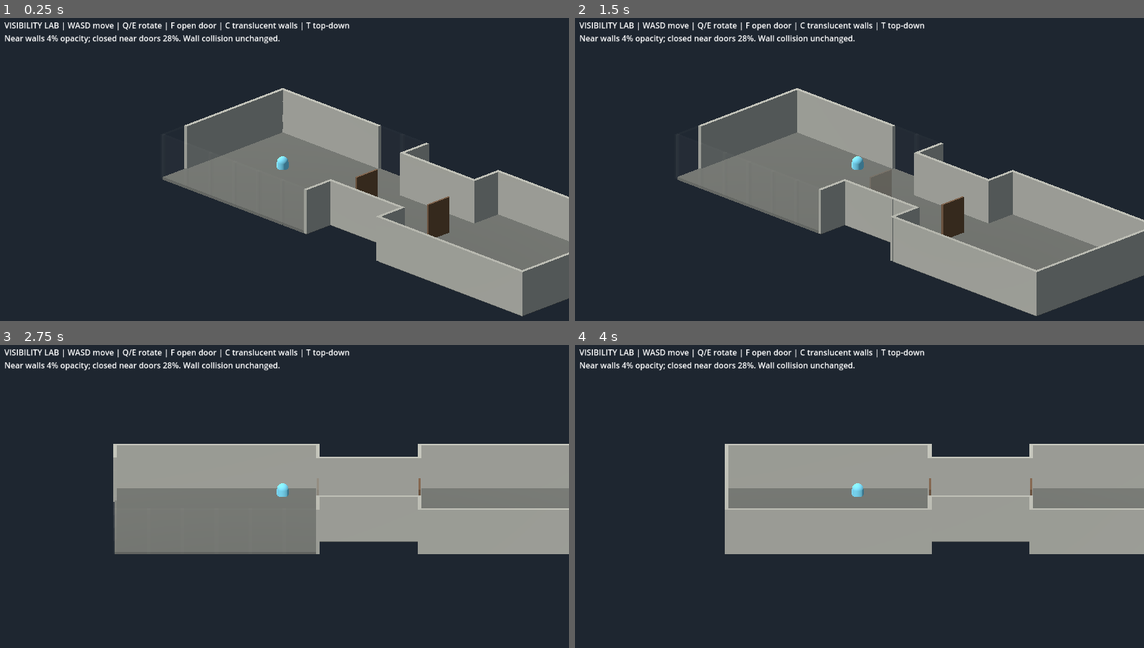
Above: before the commit, frames 1-4 (two rows, left to right).
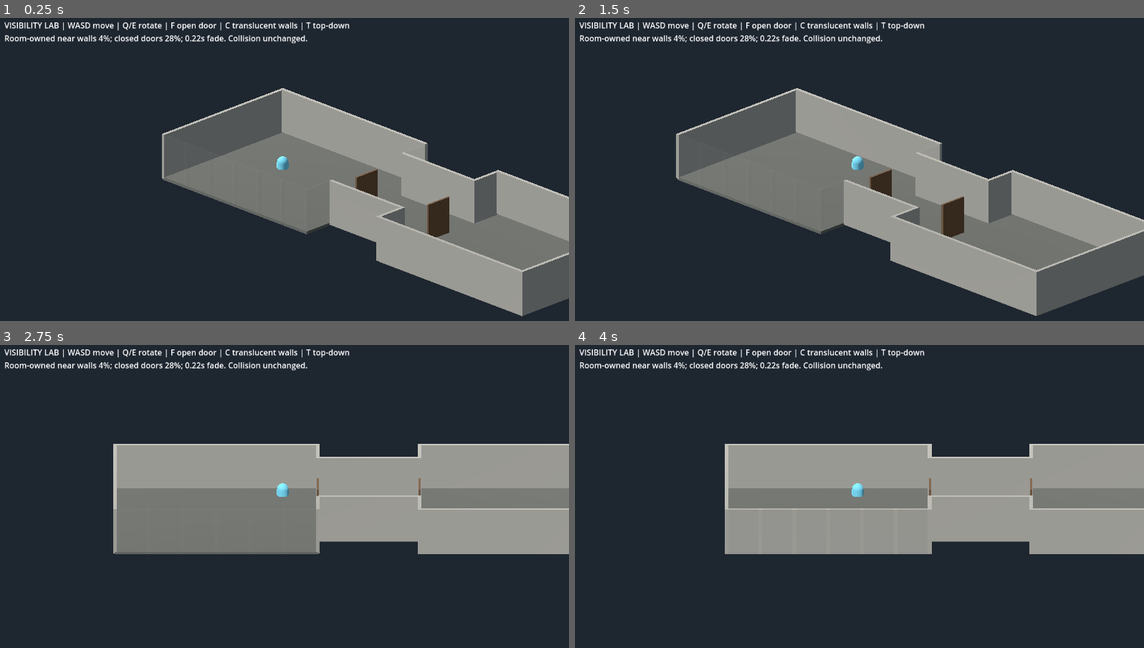
Above: after the commit, the same moments.

Repository: Jonty303/Project-Gauntlands
Game: Godot game, scene res://scenes/grid_geometry_audit_25d.tscn
The game is run twice, just before and just after one commit, with the same random seed, the same clock (stepped at 60 frames per second) and the same inputs. This scene is started directly instead of the project's main scene.
Inputs (mouse positions are in pixels of both pictures, inside the frame that each line leads up to):
- Up to frame 1 (0.25 s): no input
- Up to frame 2 (1.5 s): tap Enter (ui_accept) at 0.5, 0.77 s; move the mouse to (984, 157) at 0.52 s; hold D (move_right) 0.53-1.25 s; hold Space (attack) 0.53-1.25 s; click (984, 157) at 0.67 s; drag from (745, 187) to (831, 236) at 1.27 s
- Up to frame 3 (2.75 s): tap Enter (ui_accept) at 2 s; move the mouse to (341, 429) at 2.02 s; hold D (move_right) from 2.03 s (still down); tap Q (target_previous) at 2.1 s
- Up to frame 4 (4 s): release D (move_right) at 2.75 s; drag from (831, 563) to (683, 451) at 2.77 s; tap Enter (ui_accept) at 3.5, 3.77 s; move the mouse to (1030, 548) at 3.52 s; hold A (move_left) from 3.53 s (still down); tap C at 3.6 s

The runs differ from the first frame. In frame 1, 3.0% of the frame differs, in the area x 1-97%, y 5-72%; in frame 2, 3.3%, in the area x 1-77%, y 5-81%; in frame 3, 1.0%; in frame 4, 0.7%.

Commit message:
Use cell-owned wall boundaries, camera-facing normals and smooth per-instance opacity transitions

Diff:
--- a/scripts/grid_geometry_audit_25d.gd
+++ b/scripts/grid_geometry_audit_25d.gd
@@ -5,6 +5,7 @@
 const WALL_HEIGHT: float = 2.8
 const WALL_THICKNESS: float = 0.22
 var occupied: Dictionary = {}
+var room_by_cell: Dictionary = {}
 var wall_records: Array[Dictionary] = []
 var hero: CharacterBody3D
 var camera: Camera3D
@@ -38,7 +39,7 @@
     _build_camera_and_light()
     _build_label()
     _update_camera()
-    _update_visibility()
+    _update_visibility(1.0)
 
 func _define_layout() -> void:
     # Chamber cells -7..-2 and 2..7; corridor -1..1.
@@ -47,6 +48,7 @@
         for z in range(-2,3):
             if x <= -2 or x >= 2 or absi(z) <= 1:
                 occupied[Vector2i(x,z)] = true
+                room_by_cell[Vector2i(x,z)] = 0 if x <= -2 else (2 if x >= 2 else 1)
 
 func _build_floor_grid() -> void:
     var library := MeshLibrary.new()
@@ -95,18 +97,25 @@
             assert(not unique_edges.has(edge_key),"Duplicate boundary edge")
             unique_edges[edge_key] = true
             var midpoint := floor_origin+Vector3(float(edge_x)*CELL*0.5,0,float(edge_z)*CELL*0.5)
-            _wall_piece(midpoint,along_x)
+            var owner: int = room_by_cell[cell]
+            var outward := Vector3(float(offset.x),0,float(offset.y))
+            _wall_piece(midpoint,along_x,owner,outward)
             # Corners are derived from wall edges, not independently placed.
             var tangent := Vector3(CELL*0.5,0,0) if along_x else Vector3(0,0,CELL*0.5)
             for endpoint in [midpoint-tangent,midpoint+tangent]:
                 var vertex_key := "%0.2f:%0.2f" % [endpoint.x,endpoint.z]
-                vertices[vertex_key] = endpoint
+                if not vertices.has(vertex_key):
+                    vertices[vertex_key] = {"point":endpoint,"owners":[],"normals":[]}
+                var vertex: Dictionary = vertices[vertex_key]
+                if not vertex["owners"].has(owner):
+                    vertex["owners"].append(owner)
+                vertex["normals"].append(outward)
     for key in vertices:
-        var point: Vector3 = vertices[key]
-        _corner_fill(point)
+        var vertex: Dictionary = vertices[key]
+        _corner_fill(vertex["point"],vertex["owners"],vertex["normals"])
     print("Geometry audit: %d floor cells, %d unique exposed edges, %d corner joins" % [occupied.size(),unique_edges.size(),vertices.size()])
 
-func _corner_fill(at: Vector3) -> void:
+func _corner_fill(at: Vector3, owners: Array, normals: Array) -> void:
     # Fills the thickness-sized square at an edge intersection.
     # A single box at each unique vertex prevents cracks without overshooting.
     var solid := StaticBody3D.new()
@@ -123,9 +132,9 @@
     visual.mesh = mesh
     visual.material_override = wall_material
     solid.add_child(visual)
-    wall_records.append({"visual":visual,"center":at})
-
-func _wall_piece(at: Vector3,along_x: bool) -> void:
+    _register_wall(visual,at,owners,normals)
+
+func _wall_piece(at: Vector3,along_x: bool,owner: int,outward: Vector3) -> void:
     var size := Vector3(CELL,WALL_HEIGHT,WALL_THICKNESS) if along_x else Vector3(WALL_THICKNESS,WALL_HEIGHT,CELL)
     var solid := StaticBody3D.new()
     solid.position = at+Vector3(0,WALL_HEIGHT*0.5,0)
@@ -141,7 +150,13 @@
     visual.mesh = mesh
     visual.material_override = wall_material
     solid.add_child(visual)
-    wall_records.append({"visual":visual,"center":at})
+    _register_wall(visual,at,[owner],[outward])
+
+func _register_wall(visual: MeshInstance3D,at: Vector3,owners: Array,normals: Array) -> void:
+    var material := _material(Color(0.54,0.53,0.50,1.0))
+    material.transparency = BaseMaterial3D.TRANSPARENCY_ALPHA
+    visual.material_override = material
+    wall_records.append({"visual":visual,"center":at,"owners":owners,"normals":normals,"material":material,"alpha":1.0})
 
 func _build_doors() -> void:
     # Both door centres use the measured GridMap origin, as do the walls.
@@ -154,22 +169,22 @@
         var mesh := BoxMesh.new()
         mesh.size = Vector3(0.13,2.36,1.75)
         visual.mesh = mesh
-        visual.material_override = door_material
+        var instance_material := _material(Color(0.36,0.27,0.19,1.0))
+        instance_material.transparency = BaseMaterial3D.TRANSPARENCY_ALPHA
+        visual.material_override = instance_material
         root.add_child(visual)
         var collider := CollisionShape3D.new()
         var box := BoxShape3D.new()
         box.size = mesh.size
         collider.shape = box
         root.add_child(collider)
-        doors.append({"body":root,"visual":visual,"collider":collider,"closed":true,"center":root.position})
-
-func _room_index(x: float) -> int:
-    var local_x := x-floor_origin.x
-    if local_x < -3.0:
-        return 0
-    if local_x > 3.0:
-        return 2
-    return 1
+        doors.append({"body":root,"visual":visual,"collider":collider,"closed":true,"center":root.position,"material":instance_material,"alpha":1.0,"rooms":[0,1] if x < 0.0 else [1,2]})
+
+func _current_room() -> int:
+    var local := floor_grid.to_local(hero.global_position)
+    var cell := floor_grid.local_to_map(local)
+    var key := Vector2i(cell.x,cell.z)
+    return int(room_by_cell.get(key,-1))
 
 func _toggle_nearby_door() -> void:
     for door in doors:
@@ -229,7 +244,7 @@
     add_child(ui)
     var label := Label.new()
     label.position = Vector2(16,16)
-    label.text = "VISIBILITY LAB | WASD move | Q/E rotate | F open door | C translucent walls | T top-down\nNear walls 4% opacity; closed near doors 28%. Wall collision unchanged."
+    label.text = "VISIBILITY LAB | WASD move | Q/E rotate | F open door | C translucent walls | T top-down\nRoom-owned near walls 4%; closed doors 28%; 0.22s fade. Collision unchanged."
     ui.add_child(label)
 
 func _material(color: Color) -> StandardMaterial3D:
@@ -246,7 +261,7 @@
     hero.velocity = (right.normalized()*input.x-forward.normalized()*input.y).normalized()*5.0
     hero.move_and_slide()
     _update_camera()
-    _update_visibility()
+    _update_visibility(_delta)
 
 func _update_camera() -> void:
     if top_down:
@@ -258,22 +273,42 @@
     camera.global_position = hero.global_position+Vector3(sin(angle)*cos(elevation),sin(elevation),cos(angle)*cos(elevation))*26.0
     camera.look_at(hero.global_position+Vector3(0,0.8,0))
 
-func _update_visibility() -> void:
-    var room: int = _room_index(hero.position.x)
-    var camera_direction := camera.global_position-hero.global_position
-    camera_direction.y = 0.0
+func _update_visibility(delta: float) -> void:
+    var current_room: int = _current_room()
+    var toward_camera := camera.global_position-hero.global_position
+    toward_camera.y = 0.0
+    toward_camera = toward_camera.normalized()
+    var blend: float = clampf(delta/0.22,0.0,1.0)
     for record in wall_records:
-        var position: Vector3 = record["center"]
-        var visual: MeshInstance3D = record["visual"]
-        var same_room: bool = _room_index(position.x) == room
-        var in_front: bool = (position-hero.global_position).dot(camera_direction)>0.0
-        visual.material_override = faded_wall_material if cutaway and same_room and in_front else wall_material
+        var owners: Array = record["owners"]
+        var normals: Array = record["normals"]
+        var camera_facing: bool = false
+        for normal in normals:
+            var direction: Vector3 = normal
+            if direction.dot(toward_camera)>0.1:
+                camera_facing = true
+                break
+        var fade: bool = cutaway and owners.has(current_room) and camera_facing
+        var target: float = 0.04 if fade else 1.0
+        var alpha: float = lerpf(float(record["alpha"]),target,blend)
+        record["alpha"] = alpha
+        var material: StandardMaterial3D = record["material"]
+        var color := material.albedo_color
+        color.a = alpha
+        material.albedo_color = color
     for door in doors:
         var position: Vector3 = door["center"]
-        var visual: MeshInstance3D = door["visual"]
-        var near_side: bool = (position-hero.global_position).dot(camera_direction)>0.0
-        var nearby_room: bool = absf(position.x-hero.position.x)<8.0
-        visual.material_override = faded_door_material if cutaway and near_side and nearby_room else door_material
+        var local_x: float = position.x-floor_origin.x
+        var normal := Vector3(-1,0,0) if current_room == (0 if local_x<0 else 1) else Vector3(1,0,0)
+        var front: bool = normal.dot(toward_camera)>0.1
+        var fade: bool = cutaway and door["rooms"].has(current_room) and front
+        var target: float = 0.28 if fade else 1.0
+        var alpha: float = lerpf(float(door["alpha"]),target,blend)
+        door["alpha"] = alpha
+        var material: StandardMaterial3D = door["material"]
+        var color := material.albedo_color
+        color.a = alpha
+        material.albedo_color = color
 
 func _unhandled_key_input(event: InputEvent) -> void:
     if not event is InputEventKey or not event.pressed or event.echo:
